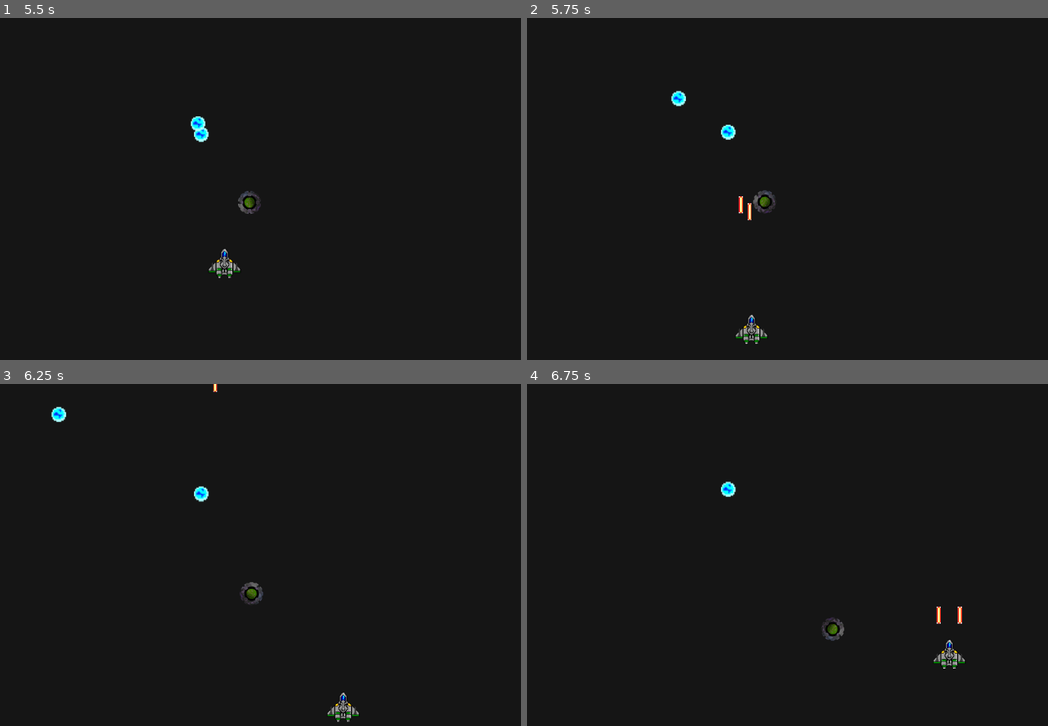
Above: before the commit, frames 1-4 (two rows, left to right).
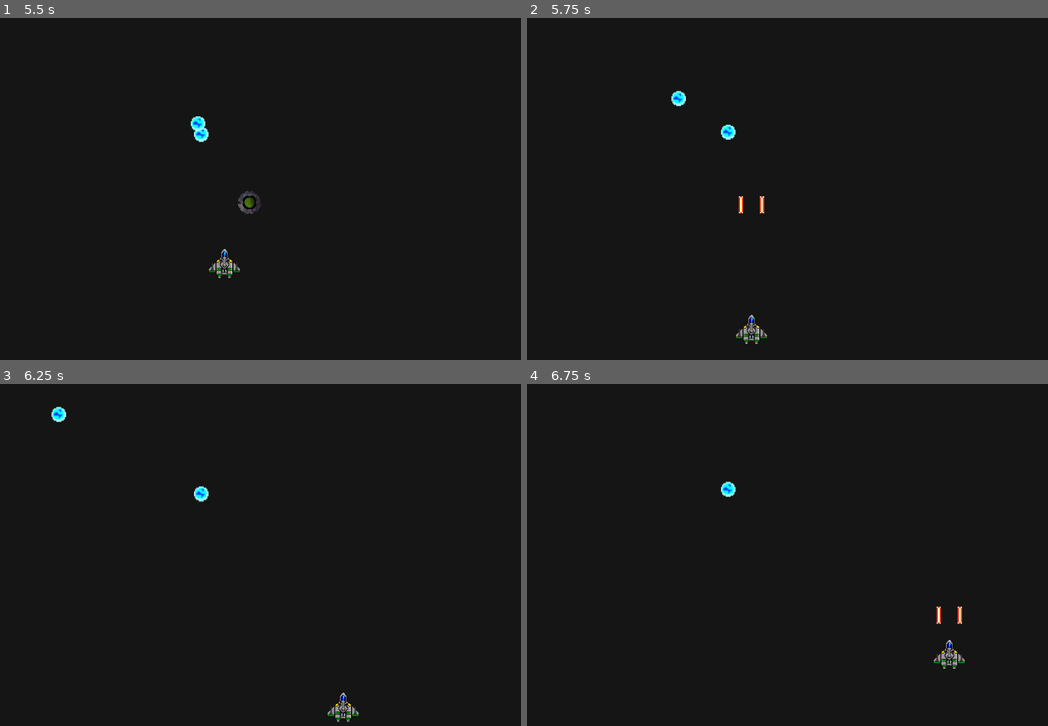
Above: after the commit, the same moments.

Repository: grammidin4eg/StartVoid
Game: Godot game, scene res://scenes/main/main.tscn
Two runs of this game, one before a commit and one after it. Both use one fixed random seed, a clock stepped at 60 frames per second and the inputs below.
Inputs:
- Up to frame 1 (5.5 s): hold D (right) 0.53-1.28 s; hold Space (fire) 0.53-1.28 s; hold S (down) 1.28-2.03 s; tap Space (fire) at 1.35, 2.85, 4.35 s; hold D (right) 2.03-2.78 s; hold Space (fire) 2.03-2.78 s; hold W (up) 2.78-3.53 s; hold Space (fire) 3.53-4.28 s; hold A (left) 3.53-5.03 s; hold S (down) from 5.03 s (still down); hold Space (fire) from 5.03 s (still down)
- Up to frame 2 (5.75 s): keep holding S (down); keep holding Space (fire)
- Up to frame 3 (6.25 s): release S (down) at 5.78 s; release Space (fire) at 5.78 s; hold D (right) from 5.78 s (still down); tap Space (fire) at 5.85 s
- Up to frame 4 (6.75 s): release D (right) at 6.53 s; hold W (up) from 6.53 s (still down); hold Space (fire) from 6.53 s (still down)

Frame 1 is identical in both runs. In frame 2, 0.2% of the frame differs, in the area x 42-48%, y 50-60%; in frame 3, 0.2%; in frame 4, 0.2%.

Commit message:
exposion

Diff:
--- a/project.godot
+++ b/project.godot
@@ -14,6 +14,10 @@
 run/main_scene="res://scenes/main/main.tscn"
 config/features=PackedStringArray("4.2", "Forward Plus")
 config/icon="res://icon.svg"
+
+[autoload]
+
+Common="*res://scenes/common.gd"
 
 [input]
 
--- /dev/null
+++ b/scenes/common.gd
@@ -0,0 +1,11 @@
+extends Node
+
+const EXPOSION = preload("res://scenes/exposion/exposion.tscn")
+
+func wait(seconds: float) -> void:
+	await get_tree().create_timer(seconds).timeout
+
+func create_exposion(position, parent):
+	var exposion := EXPOSION.instantiate()
+	exposion.global_position = position
+	parent.add_child(exposion)
--- /dev/null
+++ b/scenes/exposion/exposion.gd
@@ -0,0 +1,15 @@
+extends Node2D
+
+
+# Called when the node enters the scene tree for the first time.
+func _ready():
+	$anim.play("default")
+
+
+# Called every frame. 'delta' is the elapsed time since the previous frame.
+func _process(delta):
+	pass
+
+
+func _on_anim_animation_finished():
+	queue_free()
--- /dev/null
+++ b/scenes/exposion/exposion.tscn
@@ -0,0 +1,63 @@
+[gd_scene load_steps=10 format=3 uid="uid://c3no0xslytqid"]
+
+[ext_resource type="Script" path="res://scenes/exposion/exposion.gd" id="1_0bpox"]
+[ext_resource type="Texture2D" uid="uid://col67xstg84ah" path="res://images/exposion.png" id="1_g6gci"]
+
+[sub_resource type="AtlasTexture" id="AtlasTexture_16cxj"]
+atlas = ExtResource("1_g6gci")
+region = Rect2(14, 0, 49, 63)
+
+[sub_resource type="AtlasTexture" id="AtlasTexture_frfuc"]
+atlas = ExtResource("1_g6gci")
+region = Rect2(63, 0, 49, 63)
+
+[sub_resource type="AtlasTexture" id="AtlasTexture_s4kua"]
+atlas = ExtResource("1_g6gci")
+region = Rect2(112, 0, 49, 63)
+
+[sub_resource type="AtlasTexture" id="AtlasTexture_s08ub"]
+atlas = ExtResource("1_g6gci")
+region = Rect2(161, 0, 49, 63)
+
+[sub_resource type="AtlasTexture" id="AtlasTexture_7ppwk"]
+atlas = ExtResource("1_g6gci")
+region = Rect2(210, 0, 49, 63)
+
+[sub_resource type="AtlasTexture" id="AtlasTexture_7qytd"]
+atlas = ExtResource("1_g6gci")
+region = Rect2(259, 0, 49, 63)
+
+[sub_resource type="SpriteFrames" id="SpriteFrames_l3loc"]
+animations = [{
+"frames": [{
+"duration": 1.0,
+"texture": SubResource("AtlasTexture_16cxj")
+}, {
+"duration": 1.0,
+"texture": SubResource("AtlasTexture_frfuc")
+}, {
+"duration": 1.0,
+"texture": SubResource("AtlasTexture_s4kua")
+}, {
+"duration": 1.0,
+"texture": SubResource("AtlasTexture_s08ub")
+}, {
+"duration": 1.0,
+"texture": SubResource("AtlasTexture_7ppwk")
+}, {
+"duration": 1.0,
+"texture": SubResource("AtlasTexture_7qytd")
+}],
+"loop": true,
+"name": &"default",
+"speed": 20.0
+}]
+
+[node name="Exposion" type="Node2D"]
+script = ExtResource("1_0bpox")
+
+[node name="anim" type="AnimatedSprite2D" parent="."]
+sprite_frames = SubResource("SpriteFrames_l3loc")
+frame = 5
+
+[connection signal="animation_looped" from="anim" to="." method="_on_anim_animation_finished"]
--- a/scenes/shots/laser_shot.gd
+++ b/scenes/shots/laser_shot.gd
@@ -1,10 +1,24 @@
 extends CharacterBody2D
 
-const SPEED = 800
+@export var SPEED = 800
+@export var power = 1
 
 func _physics_process(delta):
 	velocity = Vector2.UP * SPEED
 	move_and_slide()
 
+	# Посмотрим, какие есть коллизии
+	for i in get_slide_collision_count():
+		var collision = get_slide_collision(i)
+		var collider = collision.get_collider()
+		#var enemy : Enemy = collider as Enemy
+
+		if collider and collider.is_in_group("EnemyBullet"):
+			collider.queue_free()
+			queue_free()
+
+		if collider and collider.is_in_group("Enemy"):
+			collider.hurt(power)
+
 func shoot_sound():
 	$ShootSound.play()
--- a/scenes/shots/ufo_ball.tscn
+++ b/scenes/shots/ufo_ball.tscn
@@ -6,7 +6,7 @@
 [sub_resource type="CircleShape2D" id="CircleShape2D_4xryr"]
 radius = 16.0312
 
-[node name="Ufo_Ball" type="CharacterBody2D"]
+[node name="Ufo_Ball" type="CharacterBody2D" groups=["EnemyBullet"]]
 collision_layer = 16
 collision_mask = 9
 script = ExtResource("1_m0dxp")
--- a/scenes/ufo/ufo.gd
+++ b/scenes/ufo/ufo.gd
@@ -7,6 +7,8 @@
 const SPEED = 50
 const ANGULAR_SPEED = PI
 var type: UFO_DIRECT = UFO_DIRECT.DOWN
+
+var health = 1
 
 func _physics_process(delta):
 	rotation += ANGULAR_SPEED * delta
@@ -28,3 +30,9 @@
 		var bullet := BULLET.instantiate()
 		bullet.global_position = position
 		get_parent().add_child(bullet)
+
+func hurt(value: int):
+	health -= value
+	if health < 1:
+		Common.create_exposion(position, get_parent())
+		queue_free()
Binary file added: images/exposion.png
Not shown, added: images/exposion.png.import
